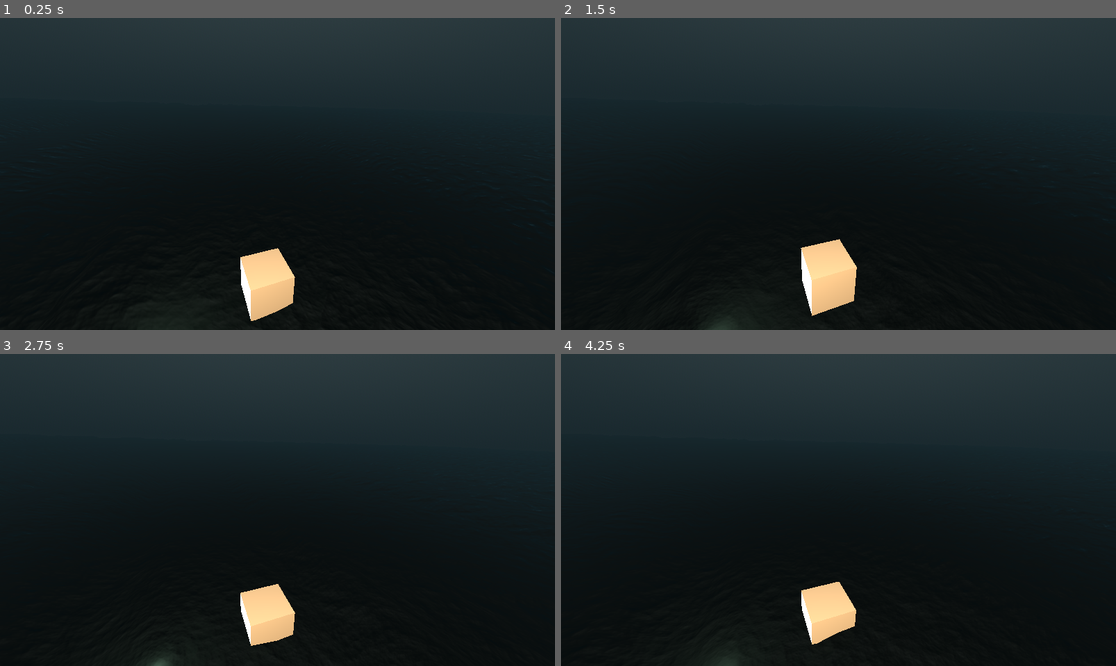
Above: before the commit, frames 1-4 (two rows, left to right).
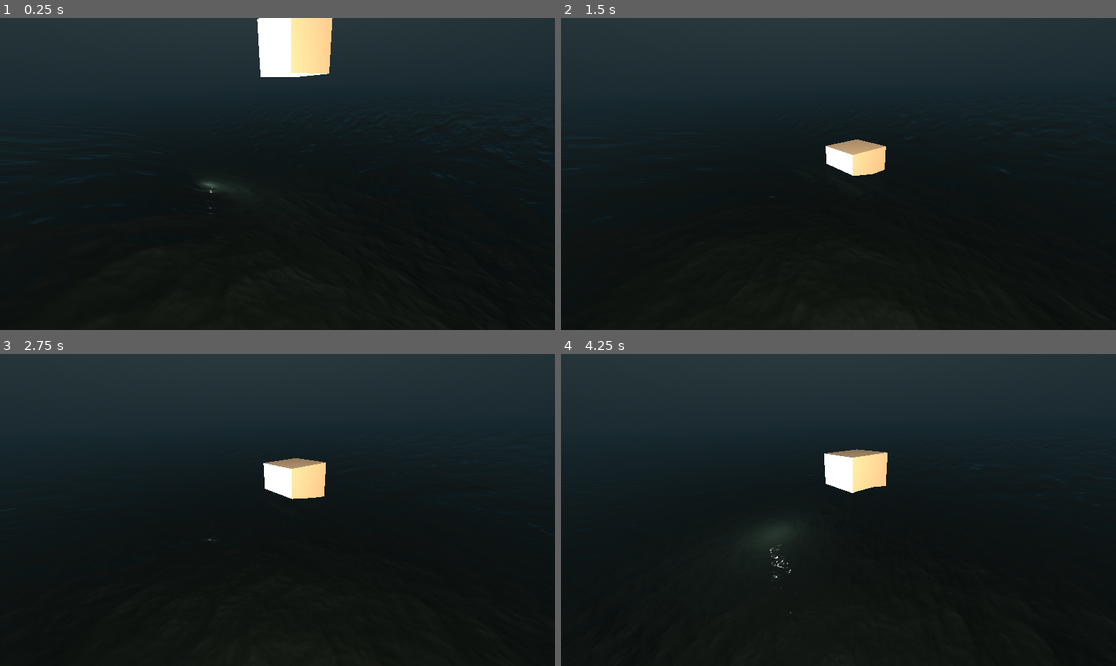
Above: after the commit, the same moments.

Repository: Area9579/ReverseFishing
Game: Godot game, scene res://Ocean/Scenes/Ocean.tscn
The game is run twice, just before and just after one commit, with the same random seed, the same clock (stepped at 60 frames per second) and the same inputs.
Inputs (mouse positions are in pixels of both pictures, inside the frame that each line leads up to):
- Up to frame 1 (0.25 s): no input
- Up to frame 2 (1.5 s): move the mouse to (960, 158) at 0.52 s; hold D (Right) 0.53-1.28 s; tap E (Interact) at 0.6, 1.35 s; move the mouse to (727, 189) at 1.27 s; hold A (Left) from 1.28 s (still down)
- Up to frame 3 (2.75 s): move the mouse to (333, 441) at 2.02 s; release A (Left) at 2.03 s; hold D (Right) from 2.03 s (still down); tap E (Interact) at 2.1 s
- Up to frame 4 (4.25 s): move the mouse to (810, 572) at 2.77 s; tap E (Interact) at 2.85, 3.6 s; move the mouse to (1005, 556) at 3.52 s; release D (Right) at 3.53 s; hold A (Left) from 3.53 s (still down)

The runs differ from the first frame. In frame 1, 4.2% of the frame differs, in the area x 36-96%, y 0-98%; in frame 2, 2.9%; in frame 3, 2.8%; in frame 4, 3.2%.

Commit message:
attempts

Diff:
--- a/reversefishing/Ocean/Scenes/Ocean.tscn
+++ b/reversefishing/Ocean/Scenes/Ocean.tscn
@@ -62,7 +62,7 @@
 [node name="Water" parent="." instance=ExtResource("1_eccmc")]
 
 [node name="Camera3D" type="Camera3D" parent="."]
-transform = Transform3D(0.371396, -0.322977, 0.870489, 0.0347672, 0.941727, 0.334575, -0.927823, -0.0939956, 0.360983, -16.7181, 1.02169, 5.41859)
+transform = Transform3D(0.596363, -0.288191, 0.749198, -0.0324331, 0.923917, 0.381216, -0.80206, -0.251642, 0.541643, -16.7181, 0.508538, 5.77784)
 
 [node name="OmniLight3D" type="OmniLight3D" parent="Camera3D"]
 light_color = Color(0.696969, 0.552437, 0.375594, 1)
@@ -72,7 +72,7 @@
 mesh = SubResource("BoxMesh_72a0t")
 
 [node name="TestCube" type="RigidBody3D" parent="."]
-transform = Transform3D(1, 0, 0, 0, 1, 0, 0, 0, 1, -17.4233, 0.368091, 5.16628)
+transform = Transform3D(1, 0, 0, 0, 1, 0, 0, 0, 1, -17.4233, 0.946484, 5.16628)
 script = ExtResource("3_up6sl")
 
 [node name="MeshInstance3D" type="MeshInstance3D" parent="TestCube"]
--- a/reversefishing/Ocean/Scenes/Water.tscn
+++ b/reversefishing/Ocean/Scenes/Water.tscn
@@ -27,9 +27,9 @@
 noise = SubResource("FastNoiseLite_6k7e5")
 
 [sub_resource type="FastNoiseLite" id="FastNoiseLite_adlwk"]
-noise_type = 3
+noise_type = 0
 seed = 3
-fractal_type = 2
+fractal_type = 0
 
 [sub_resource type="NoiseTexture2D" id="NoiseTexture2D_3kibq"]
 seamless = true
--- a/reversefishing/Ocean/Scripts/water.gd
+++ b/reversefishing/Ocean/Scripts/water.gd
@@ -33,4 +33,4 @@
 
 	var pixel_pos = Vector2(uv_x * noise.get_width(), uv_y * noise.get_height())
 
-	return global_position.y + noise.get_pixelv(pixel_pos).r * height_scale
+	return global_position.y + (noise.get_pixelv(pixel_pos).r * height_scale)
--- a/reversefishing/Ocean/Shaders/Water.gdshader
+++ b/reversefishing/Ocean/Shaders/Water.gdshader
@@ -9,8 +9,6 @@
 uniform sampler2D wave;
 uniform sampler2D texture_normal;
 uniform sampler2D texture_normal2;
-
-
 
 uniform vec2 wave_direction = vec2(2.0,0.0); // Direction of wave 1
 uniform vec2 wave_direction2 = vec2(0.0,1.0); // Direction of wave 2
